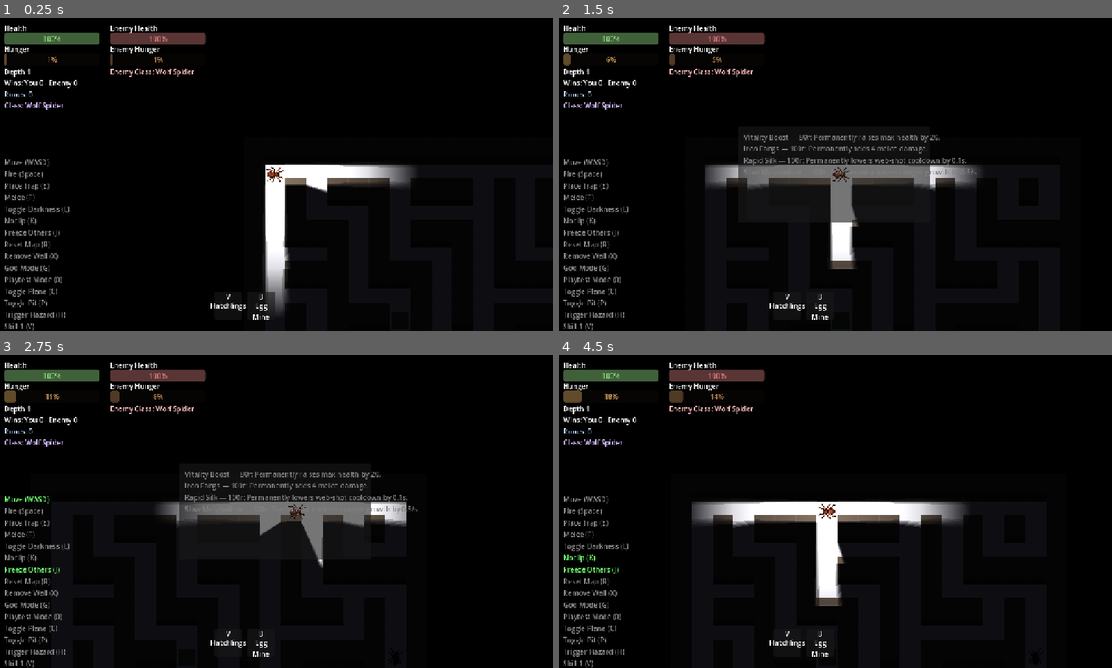
Above: before the commit, frames 1-4 (two rows, left to right).
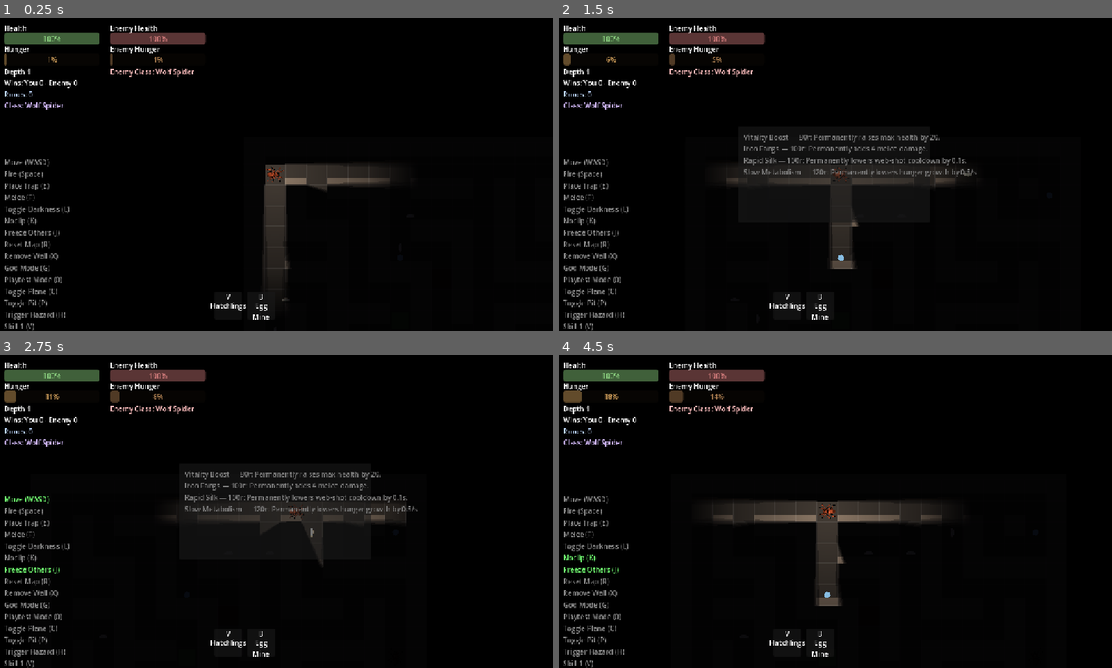
Above: after the commit, the same moments.

Repository: ehix/burrow
Game: Godot game, scene res://world/world.tscn
The game is run twice, just before and just after one commit, with the same random seed, the same clock (stepped at 60 frames per second) and the same inputs.
Inputs (mouse positions are in pixels of both pictures, inside the frame that each line leads up to):
- Up to frame 1 (0.25 s): no input
- Up to frame 2 (1.5 s): tap Enter at 0.5 s; move the mouse to (957, 158) at 0.52 s; hold D (move_right) 0.53-1.25 s; tap 2 (buy_upgrade_2) at 0.6 s; click (957, 158) at 0.67 s; tap 5 (toggle_shop) at 0.77 s; drag from (724, 190) to (868, 259) at 1.27 s
- Up to frame 3 (2.75 s): move the mouse to (331, 442) at 2.02 s; hold D (move_right) from 2.03 s (still down); hold J (dev_freeze) from 2.03 s (still down)
- Up to frame 4 (4.5 s): release D (move_right) at 2.75 s; release J (dev_freeze) at 2.75 s; drag from (807, 574) to (857, 511) at 2.77 s; move the mouse to (1001, 558) at 3.52 s; hold A (move_left) 3.53-4.25 s; hold K (dev_noclip) 3.53-4.25 s; tap 5 (toggle_shop) at 3.77 s; drag from (669, 464) to (813, 511) at 4.27 s

The runs differ from the first frame. In frame 1, 2.9% of the frame differs, in the area x 47-76%, y 46-96%; in frame 2, 3.5%; in frame 3, 2.7%; in frame 4, 3.7%, in the area x 23-75%, y 46-78%.

Commit message:
GroundLayer: fix CanvasGroup child-drop bug, vertex-color loss, enemy outline default, add ceiling-focus ground blur
GroundLayer was a CanvasGroup with a ShaderMaterial attached -- any child
added after that (i.e. every larva/item/hazard marker, all spawned at
runtime) never rendered again, a confirmed Godot engine limitation
reproduced in complete isolation outside this project. Switched GroundLayer
to a plain Node2D where every ground child shares one ShaderMaterial
instance directly (same pattern as Player/Enemy's shared outline shader),
so toggling one uniform still dims/undims everything at once.

Separately, ground_dim.gdshader read texture(TEXTURE, UV) directly, which
for untextured draws (draw_rect/draw_circle/Polygon2D.color -- the floor,
item dots, and pit/water markers) is just Godot's flat-white dummy texture,
discarding the actual requested color. Only Sprite2D-based larvae survived.
Now reads the built-in COLOR instead, which already carries the real
vertex/texture color.

outline.gdshader's outline_enabled uniform defaulted to true, but the
plane-focus dim path (OutlineFx.set_dimmed) never explicitly sets it,
relying on it defaulting off -- so any off-plane enemy got a fresh material
with an unwanted outline halo. Defaulted to false to match every caller's
actual assumption; Sense/Camouflage still explicitly override it either way.

Added a ceiling-focus ground blur via BackBufferCopy + a screen-texture
blur shader (GroundLayer can't composite itself for the same CanvasGroup
reason above), toggled alongside the existing desaturate/darken dim.

Co-Authored-By: Claude Sonnet 5 <noreply@anthropic.com>
Claude-Session: https://claude.ai/code/session_0192WHaBMurG1fqE9Fs1N7uE

Diff:
--- /dev/null
+++ b/assets/shaders/ground_blur.gdshader
@@ -0,0 +1,38 @@
+shader_type canvas_item;
+
+// Screen-space blur for GroundLayer's ceiling-focus "hazy background" look
+// (tunnel visual rework Phase 2 follow-up, escalating from the plain
+// desaturate/darken version per the original design doc's own stated
+// fallback: "only escalate [to a blur pass] if it doesn't read as
+// intended"). GroundLayer can't composite its own children into one
+// buffer to blur directly -- a Godot CanvasGroup silently drops any child
+// added after a ShaderMaterial is attached to it and never renders it
+// again (see world/ground_layer.gd's own doc comment for the isolated
+// repro that proved this), which ruled out a CanvasGroup for GroundLayer
+// entirely. Instead, world/level.tscn places a BackBufferCopy ("GroundBlur/
+// Capture") immediately after GroundLayer in the scene tree, then this
+// shader (on "GroundBlur/Overlay", a ColorRect sized to the maze bounds
+// right after that BackBufferCopy) blurs whatever was on screen at that
+// point in the draw order -- exactly GroundLayer's own already-darkened
+// content. Renderer/Walls/Entities, drawn afterward, land on top of this
+// blurred overlay and stay perfectly crisp.
+uniform sampler2D screen_texture : hint_screen_texture, filter_linear;
+uniform float blur_radius_px : hint_range(0.0, 32.0) = 10.0;
+
+void fragment() {
+	// No early `return` in fragment() -- this project's renderer rejects it
+	// (see outline.gdshader's identical note). Single-pass 9-tap "tent"
+	// blur (center 4, cardinals 2, diagonals 1, /16 total) -- good enough
+	// for a stylized hazy background, no need for a true two-pass Gaussian.
+	vec2 texel = SCREEN_PIXEL_SIZE * blur_radius_px;
+	vec4 sum = textureLod(screen_texture, SCREEN_UV, 0.0) * 4.0;
+	sum += textureLod(screen_texture, SCREEN_UV + vec2(texel.x, 0.0), 0.0) * 2.0;
+	sum += textureLod(screen_texture, SCREEN_UV - vec2(texel.x, 0.0), 0.0) * 2.0;
+	sum += textureLod(screen_texture, SCREEN_UV + vec2(0.0, texel.y), 0.0) * 2.0;
+	sum += textureLod(screen_texture, SCREEN_UV - vec2(0.0, texel.y), 0.0) * 2.0;
+	sum += textureLod(screen_texture, SCREEN_UV + texel, 0.0);
+	sum += textureLod(screen_texture, SCREEN_UV - texel, 0.0);
+	sum += textureLod(screen_texture, SCREEN_UV + vec2(texel.x, -texel.y), 0.0);
+	sum += textureLod(screen_texture, SCREEN_UV + vec2(-texel.x, texel.y), 0.0);
+	COLOR = sum / 16.0;
+}
--- a/assets/shaders/ground_dim.gdshader
+++ b/assets/shaders/ground_dim.gdshader
@@ -14,13 +14,23 @@
 void fragment() {
 	// No early `return` in fragment() -- this project's renderer rejects it
 	// (see outline.gdshader's identical note); every branch funnels into
-	// one COLOR assignment instead.
-	vec4 tex_color = texture(TEXTURE, UV);
+	// one COLOR assignment instead. Reads the built-in COLOR (Godot's own
+	// TEXTURE-sample-times-vertex-color default going into fragment()),
+	// not a fresh texture(TEXTURE, UV) sample -- re-sampling TEXTURE
+	// directly silently discards the vertex/primitive color for anything
+	// drawn untextured (draw_rect/draw_circle/Polygon2D.color -- TEXTURE is
+	// then just Godot's flat-white 1x1 dummy), which is how FloorRenderer's
+	// floor tiles, WorldItemPickup's dot, and the pit/water Polygon2D
+	// markers all get their actual color. Only Sprite2D-based children
+	// (larvae) have a real bound texture, so this stayed hidden until every
+	// untextured ground draw rendered solid white and vanished into the
+	// equally-wrong-white floor.
+	vec4 base_color = COLOR;
 	if (dim_enabled) {
-		float luminance = dot(tex_color.rgb, vec3(0.299, 0.587, 0.114));
-		vec3 desaturated = mix(vec3(luminance), tex_color.rgb, saturation);
-		COLOR = vec4(desaturated * brightness, tex_color.a);
+		float luminance = dot(base_color.rgb, vec3(0.299, 0.587, 0.114));
+		vec3 desaturated = mix(vec3(luminance), base_color.rgb, saturation);
+		COLOR = vec4(desaturated * brightness, base_color.a);
 	} else {
-		COLOR = tex_color;
+		COLOR = base_color;
 	}
 }
--- a/assets/shaders/outline.gdshader
+++ b/assets/shaders/outline.gdshader
@@ -18,7 +18,7 @@
 // desaturate).
 uniform vec4 outline_color : source_color = vec4(1.0, 1.0, 1.0, 1.0);
 uniform float outline_width : hint_range(0.0, 4.0) = 2.0;
-uniform bool outline_enabled = true;
+uniform bool outline_enabled = false;
 uniform float body_alpha : hint_range(0.0, 1.0) = 1.0;
 uniform float saturation : hint_range(0.0, 1.0) = 0.6;
 uniform float brightness : hint_range(0.0, 1.0) = 0.75;
--- a/tests/test_ground_layer.gd
+++ b/tests/test_ground_layer.gd
@@ -1,13 +1,21 @@
 extends GutTest
-## GroundLayer (tunnel visual rework Phase 2): a CanvasGroup carrying the
-## desaturate/darken shader for the "hazy background" read while the
-## player is on the ceiling. set_dimmed() lazily creates the material on
-## _ready() and just flips one uniform -- no ref-counting needed (unlike
-## OutlineFx's outline toggle), since only Level's own plane-focus refresh
-## ever calls this for one node.
+## GroundLayer (tunnel visual rework Phase 2): a plain Node2D carrying the
+## shared desaturate/darken ShaderMaterial for the "hazy background" read
+## while the player is on the ceiling. dim_material() lazily creates the
+## material on _ready() (assigning it to FloorRenderer directly) and
+## exposes it so Level's spawn methods can assign the same instance to
+## every larva/item/hazard marker they add -- not a CanvasGroup, since a
+## CanvasGroup with a ShaderMaterial attached never renders any child added
+## after that assignment (confirmed via an isolated repro outside this
+## project). set_dimmed() just flips one uniform -- no ref-counting needed
+## (unlike OutlineFx's outline toggle), since only Level's own plane-focus
+## refresh ever calls this for one node.
 
 func _make_ground_layer() -> GroundLayer:
 	var layer := GroundLayer.new()
+	var floor_renderer := Node2D.new()
+	floor_renderer.name = "FloorRenderer"
+	layer.add_child(floor_renderer)
 	add_child_autofree(layer)
 	return layer
 
@@ -15,9 +23,15 @@
 func test_ready_creates_the_shader_material() -> void:
 	var layer := _make_ground_layer()
 
-	var mat := layer.material as ShaderMaterial
+	var mat := layer.dim_material()
 	assert_not_null(mat)
 	assert_eq(mat.shader, GroundLayer.GroundDimShader)
+
+
+func test_ready_assigns_the_material_to_floor_renderer() -> void:
+	var layer := _make_ground_layer()
+
+	assert_eq(layer.get_node("FloorRenderer").material, layer.dim_material())
 
 
 func test_set_dimmed_true_sets_the_shader_parameter() -> void:
@@ -25,8 +39,7 @@
 
 	layer.set_dimmed(true)
 
-	var mat := layer.material as ShaderMaterial
-	assert_true(mat.get_shader_parameter("dim_enabled"))
+	assert_true(layer.dim_material().get_shader_parameter("dim_enabled"))
 
 
 func test_set_dimmed_false_clears_the_shader_parameter() -> void:
@@ -35,5 +48,4 @@
 
 	layer.set_dimmed(false)
 
-	var mat := layer.material as ShaderMaterial
-	assert_false(mat.get_shader_parameter("dim_enabled"))
+	assert_false(layer.dim_material().get_shader_parameter("dim_enabled"))
--- a/tests/test_level_plane_focus.gd
+++ b/tests/test_level_plane_focus.gd
@@ -100,7 +100,7 @@
 
 	level._refresh_plane_focus()
 
-	var mat := level._ground_layer.material as ShaderMaterial
+	var mat := level._ground_layer.dim_material()
 	assert_true(mat.get_shader_parameter("dim_enabled"), "ground is background while the player is on the ceiling")
 
 
@@ -109,5 +109,5 @@
 
 	level._refresh_plane_focus() # default GROUND
 
-	var mat := level._ground_layer.material as ShaderMaterial
+	var mat := level._ground_layer.dim_material()
 	assert_false(mat.get_shader_parameter("dim_enabled"), "ground is the plane in focus, not background")
--- a/world/ground_layer.gd
+++ b/world/ground_layer.gd
@@ -1,20 +1,31 @@
 class_name GroundLayer
-extends CanvasGroup
+extends Node2D
 ## Everything ground-resident that should read as a hazy background layer
 ## while the player is on the ceiling (tunnel visual rework Phase 2, design:
 ## docs/superpowers/specs/2026-07-14-tunnel-visual-rework-design.md) --
 ## FloorRenderer's floor tiles, hazard markers (pits/water), larvae, and
-## items all get parented here (see Level's spawn methods). A CanvasGroup
-## flattens all of that into one texture so a single shader pass can
-## desaturate/darken it as a unit, rather than tinting each child
-## individually. Plane-aware entities (Player/Enemy and anything they can
-## place on either plane) stay outside this node -- they already have
-## their own per-entity dimming (Level._refresh_plane_focus's body_alpha),
-## a different question ("is this specific entity on the off-plane") from
-## "is this static ground content in the background right now." Both
-## Centipede types stay outside this node too, for a different reason:
-## a Centipede's body is the same width as the tunnel itself, so it must
-## read identically regardless of plane, unlike a loose larva or item.
+## items all get parented here (see Level's spawn methods). Every ground
+## child gets the *same* ShaderMaterial instance (dim_material()) assigned
+## directly, rather than this node compositing them via CanvasGroup (the
+## original design): a CanvasGroup with a ShaderMaterial attached silently
+## drops any child added *after* the material was assigned and never
+## renders it again -- confirmed via an isolated repro with no game code
+## involved at all (a bare CanvasGroup + trivial passthrough shader +
+## one child added 5 frames late; the late child never appeared, no matter
+## how long we waited or how many times the material was reassigned).
+## That's a dealbreaker here since larvae spawn continuously all game.
+## One shared material + toggling its dim_enabled uniform gets the same
+## "whole layer dims/undims together" result already proven out by Player/
+## Enemy's shared outline.gdshader material (OutlineFx) -- just applied
+## per-child here instead of via a buffer. Plane-aware entities (Player/
+## Enemy and anything they can place on either plane) stay outside this
+## node -- they already have their own per-entity dimming (Level.
+## _refresh_plane_focus's body_alpha), a different question ("is this
+## specific entity on the off-plane") from "is this static ground content
+## in the background right now." Both Centipede types stay outside this
+## node too, for a different reason: a Centipede's body is the same width
+## as the tunnel itself, so it must read identically regardless of plane,
+## unlike a loose larva or item.
 
 const GroundDimShader := preload("res://assets/shaders/ground_dim.gdshader")
 
@@ -24,7 +35,16 @@
 func _ready() -> void:
 	_material = ShaderMaterial.new()
 	_material.shader = GroundDimShader
-	material = _material
+	$FloorRenderer.material = _material
+
+
+## The one ShaderMaterial instance every ground-resident CanvasItem (floor,
+## larvae, items, hazard markers) must have assigned -- see this file's own
+## doc comment for why a shared per-child material replaces the original
+## CanvasGroup compositing approach. Level's spawn methods call this right
+## after add_child()ing anything into this layer.
+func dim_material() -> ShaderMaterial:
+	return _material
 
 
 ## Toggles the hazy-background treatment -- Level calls this from
--- a/world/level.gd
+++ b/world/level.gd
@@ -120,6 +120,13 @@
 @onready var _renderer: MazeRenderer = $Renderer
 @onready var _ground_layer: GroundLayer = $GroundLayer
 @onready var _floor_renderer: FloorRenderer = $GroundLayer/FloorRenderer
+## Screen-space blur overlay for the ceiling-focus hazy background (see
+## assets/shaders/ground_blur.gdshader's own doc comment for why this is a
+## BackBufferCopy + blur shader rather than something GroundLayer itself
+## composites) -- hidden whenever the ground is the plane in focus, shown
+## alongside GroundLayer's own desaturate/darken dim whenever it isn't.
+@onready var _ground_blur: Node2D = $GroundBlur
+@onready var _ground_blur_overlay: ColorRect = $GroundBlur/Overlay
 @onready var _entities: Node2D = $Entities
 ## Sense's overlays live here, not under Level directly: CanvasModulate
 ## darkens the whole default canvas and no per-CanvasItem shader can opt
@@ -186,6 +193,7 @@
 	ceiling = CeilingData.new(maze)
 	_renderer.setup(maze, TILE_SIZE)
 	_floor_renderer.setup(maze, TILE_SIZE)
+	_ground_blur_overlay.size = map_pixel_size()
 	_build_collision_and_occluders()
 	_astar = GridNav.build(maze, TILE_SIZE)
 	_larva_cap = mini(LARVA_CAP_MAX, maxi(LARVA_COUNT, maze.open_cells().size() / LARVA_TILES_PER_CAP))
@@ -525,6 +533,7 @@
 	poly.color = Color(0.15, 0.08, 0.05, 0.85)
 	poly.position = _tile_centre(tile.x, tile.y)
 	_ground_layer.add_child(poly)
+	poly.material = _ground_layer.dim_material()
 	return poly
 
 
@@ -578,6 +587,7 @@
 	poly.color = WATER_MARKER_COLOR
 	poly.position = _tile_centre(tile.x, tile.y)
 	_ground_layer.add_child(poly)
+	poly.material = _ground_layer.dim_material()
 	return poly
 
 
@@ -743,7 +753,9 @@
 	if player == null or enemy == null:
 		return
 	var focus_plane := PlaneComponent.effective_plane(player)
-	_ground_layer.set_dimmed(focus_plane == Layer.CEILING)
+	var ceiling_focus := focus_plane == Layer.CEILING
+	_ground_layer.set_dimmed(ceiling_focus)
+	_ground_blur.visible = ceiling_focus
 	for node in [player, enemy]:
 		if not is_instance_valid(node):
 			continue
@@ -821,6 +833,7 @@
 	var pickup := WorldItemPickupScene.instantiate()
 	pickup.item = item
 	_ground_layer.add_child(pickup)
+	pickup.material = _ground_layer.dim_material()
 	pickup.global_position = world_pos
 
 
@@ -935,6 +948,7 @@
 	var larva := LarvaScene.instantiate()
 	larva.position = _tile_centre(cell.x, cell.y)
 	_ground_layer.add_child(larva)
+	larva.get_node("Sprite").material = _ground_layer.dim_material()
 	larva.bind_level(self)
 	if larva.has_method("set_facing"):
 		larva.set_facing(TileTypes.default_facing(maze.classify(cell.x, cell.y)))
--- a/world/level.tscn
+++ b/world/level.tscn
@@ -1,9 +1,13 @@
-[gd_scene load_steps=5 format=3]
+[gd_scene load_steps=7 format=3]
 
 [ext_resource type="Script" path="res://world/level.gd" id="1_level"]
 [ext_resource type="Script" path="res://world/maze/maze_renderer.gd" id="2_renderer"]
 [ext_resource type="Script" path="res://world/ground_layer.gd" id="3_ground_layer"]
 [ext_resource type="Script" path="res://world/maze/floor_renderer.gd" id="4_floor_renderer"]
+[ext_resource type="Shader" path="res://assets/shaders/ground_blur.gdshader" id="5_ground_blur"]
+
+[sub_resource type="ShaderMaterial" id="ShaderMaterial_ground_blur"]
+shader = ExtResource("5_ground_blur")
 
 [node name="Level" type="Node2D"]
 script = ExtResource("1_level")
@@ -11,11 +15,21 @@
 [node name="CanvasModulate" type="CanvasModulate" parent="."]
 color = Color(0.05, 0.05, 0.07, 1)
 
-[node name="GroundLayer" type="CanvasGroup" parent="."]
+[node name="GroundLayer" type="Node2D" parent="."]
 script = ExtResource("3_ground_layer")
 
 [node name="FloorRenderer" type="Node2D" parent="GroundLayer"]
 script = ExtResource("4_floor_renderer")
+
+[node name="GroundBlur" type="Node2D" parent="."]
+visible = false
+
+[node name="Capture" type="BackBufferCopy" parent="GroundBlur"]
+copy_mode = 2
+
+[node name="Overlay" type="ColorRect" parent="GroundBlur"]
+material = SubResource("ShaderMaterial_ground_blur")
+color = Color(1, 1, 1, 1)
 
 [node name="Renderer" type="Node2D" parent="."]
 script = ExtResource("2_renderer")
Not shown, added: assets/shaders/ground_blur.gdshader.uid
